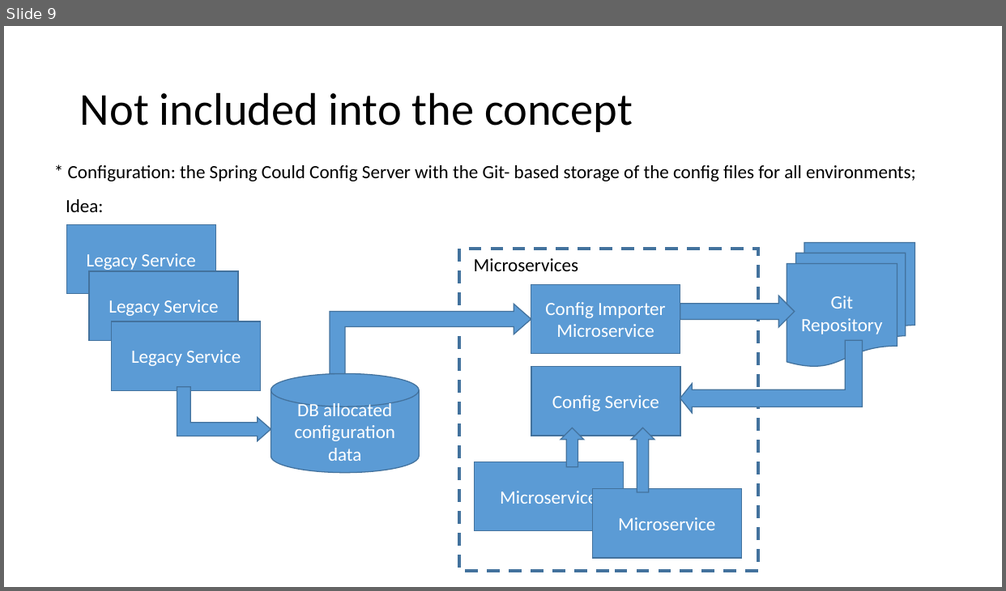
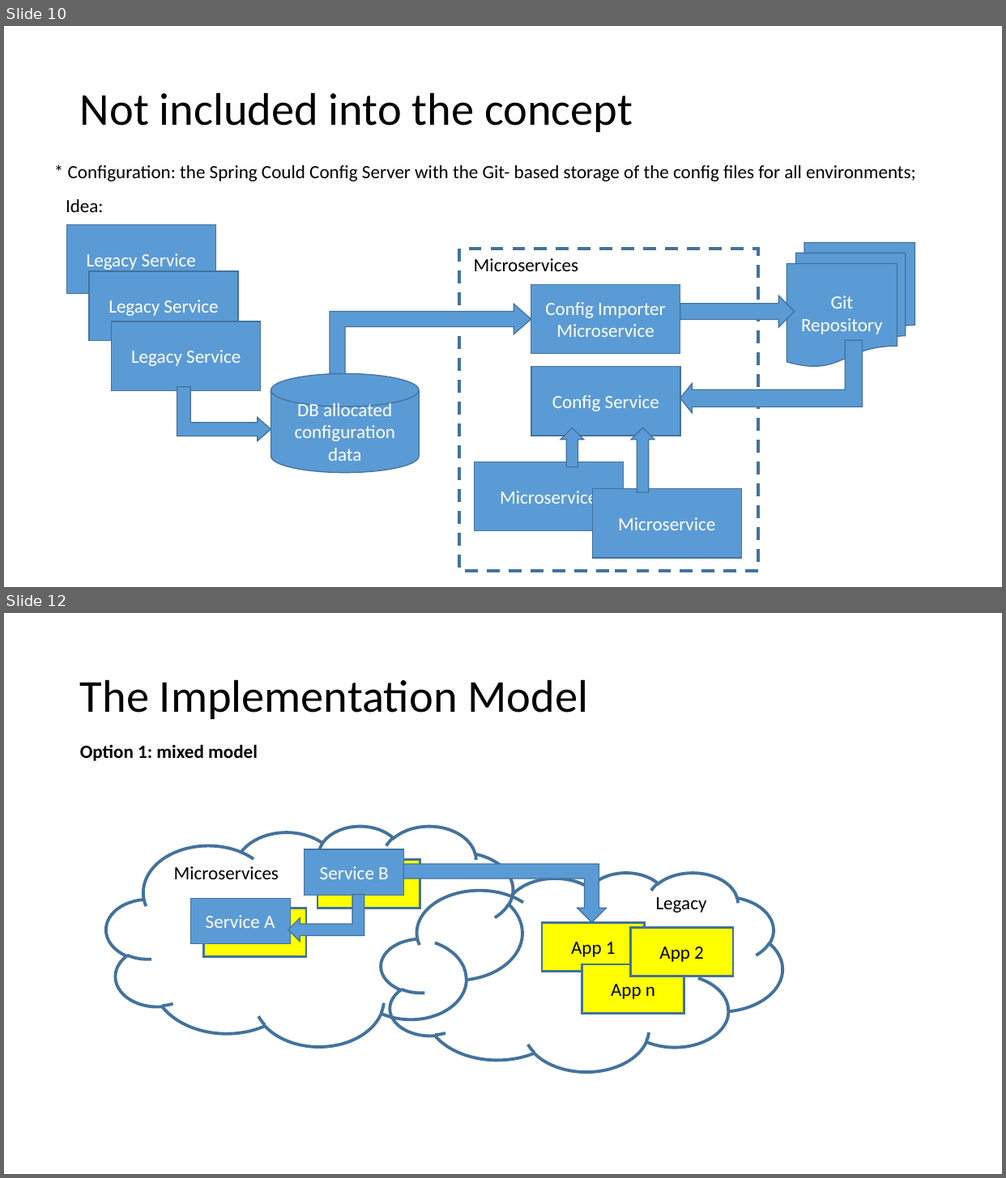
Before and after one commit to antonnazarov/altron-pilot, a slide deck: doc/altron-ms-demo-20190802.pptx. Shown one above the other, each under a label of ours: slide 9 before the commit, slides 10 and 12 after it; the slides between them are not shown. The pictures are 1006x591 and 1006x1178 pixels, drawn with LibreOffice and Linux fonts; fonts in the diff are those of the drawing. Boxes give left, top, right and bottom in pixels: in the first picture for what was removed or moved away, otherwise in the second. Text is boxed around its words. In the diff, an @@ line names an element or a change of style, - is before the commit and + after.

```diff
--- a/doc/altron-ms-demo-20190802.pptx
+++ b/doc/altron-ms-demo-20190802.pptx
@@ slide 12 added at [4, 613, 1002, 1174], background #FFFFFF @@
@@ title added at [80, 679, 588, 719], 44 pt, text #000000 @@
+The Implementation Model
@@ text added at [80, 744, 258, 761], 18 pt, text #000000, bold @@
+Option 1: mixed model
@@ cloud added at [107, 825, 522, 1046], outline #43739E 3 pt @@
@@ rectangle added at [305, 850, 404, 895], fill #5B9BD5, outline #43739E 1 pt, 18 pt, text #FFFFFF @@
+Service B
@@ text added at [174, 867, 279, 879], 18 pt, text #000000 @@
+Microservices
@@ rectangle added at [317, 859, 420, 908], fill #FFFF00, outline #43739E 2.25 pt, 18 pt, text #000000 @@
+App 1
@@ cloud added at [381, 873, 782, 1072], outline #43739E 3 pt @@
@@ bent up arrow added at [404, 865, 607, 923], fill #5B9BD5, outline #43739E 1 pt @@
@@ rectangle added at [190, 898, 290, 944], fill #5B9BD5, outline #43739E 1 pt, 18 pt, text #FFFFFF @@
+Service A
@@ bent up arrow added at [288, 895, 364, 942], fill #5B9BD5, outline #43739E 1 pt @@
@@ text added at [656, 897, 707, 913], 18 pt, text #000000 @@
+Legacy
@@ rectangle added at [204, 908, 306, 956], fill #FFFF00, outline #43739E 2.25 pt, 18 pt, text #000000 @@
+App 1
@@ rectangle added at [543, 923, 645, 972], fill #FFFF00, outline #43739E 2.25 pt, 18 pt, text #000000 @@
+App 1
@@ rectangle added at [631, 927, 733, 976], fill #FFFF00, outline #43739E 2.25 pt, 18 pt, text #000000 @@
+App 2
@@ rectangle added at [582, 965, 684, 1013], fill #FFFF00, outline #43739E 2.25 pt, 18 pt, text #000000 @@
+App n
@@ what was slide 9 is now slide 10 @@
```
Also in this commit, not shown: 1 slide changed, 6 other slides added, 14 other files.
